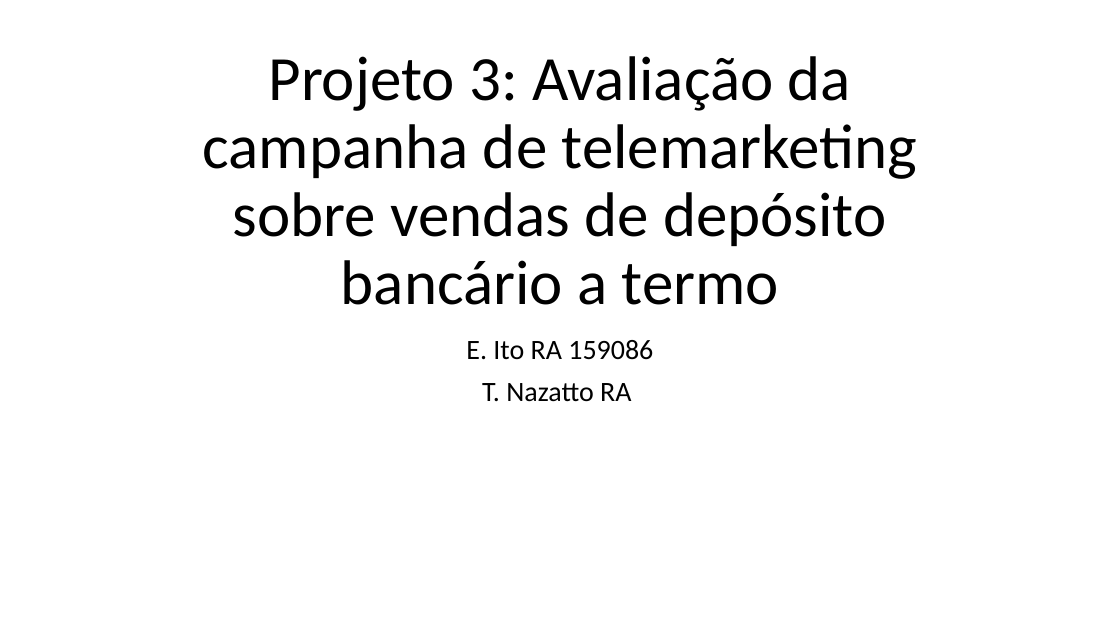
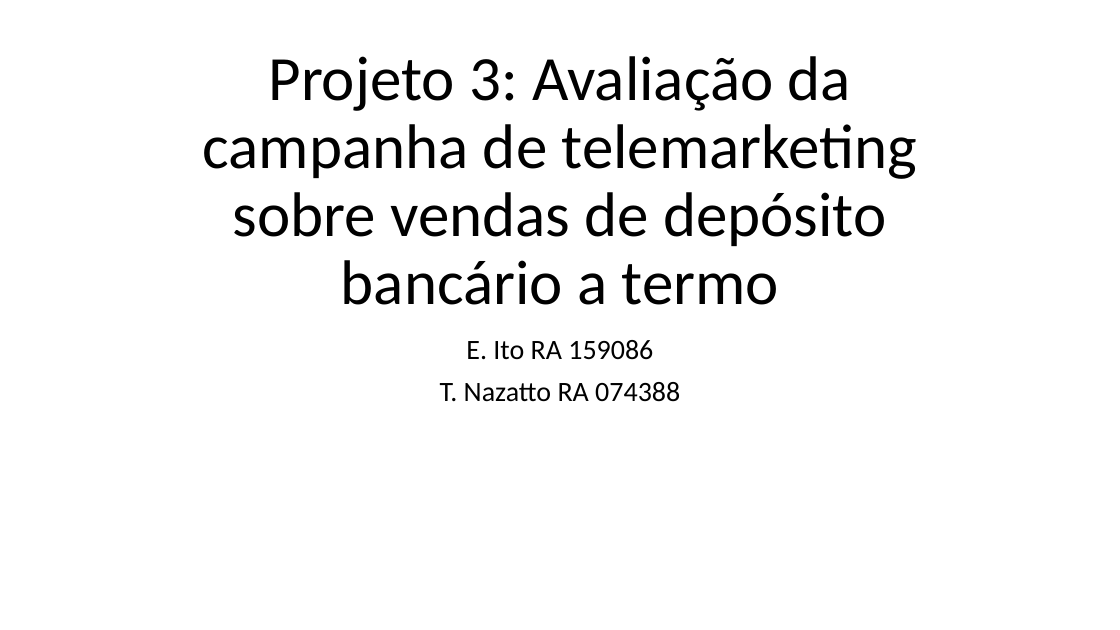
Before and after one commit to edbkei/MO416PROJ3, a slide deck: slide 1 of Projeto3/Presentation3min.pptx. Drawn at 1120x630 pixels with LibreOffice and Linux fonts; fonts in the diff are those of the drawing. Boxes give left, top, right and bottom in pixels: in the first picture for what was removed or moved away, otherwise in the second. Text is boxed around its words. In the diff, an @@ line names an element or a change of style, - is before the commit and + after.

```diff
--- a/Projeto3/Presentation3min.pptx
+++ b/Projeto3/Presentation3min.pptx
@@ subtitle at <box>440,382,680,402</box>: text changed @@
-T. Nazatto RA
+T. Nazatto RA 074388
```
